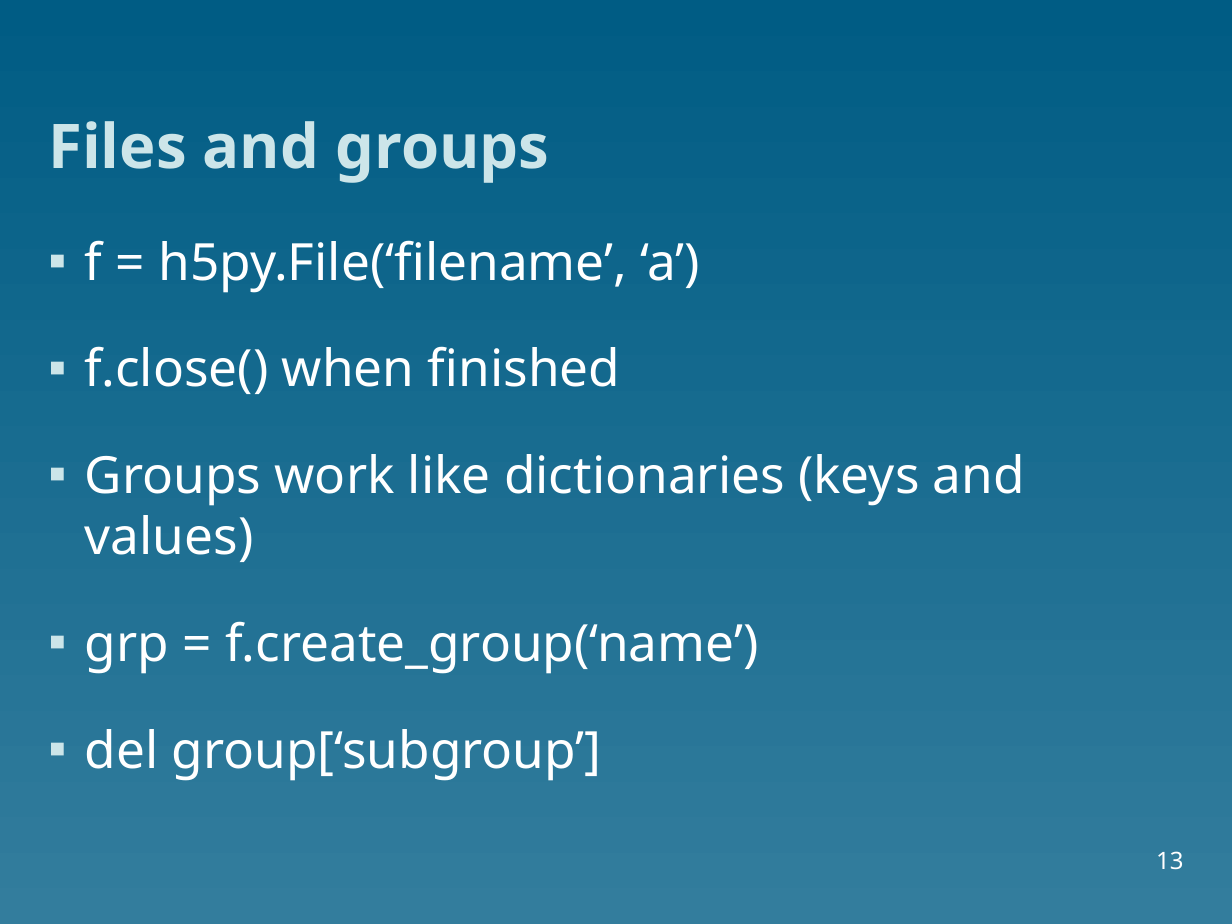
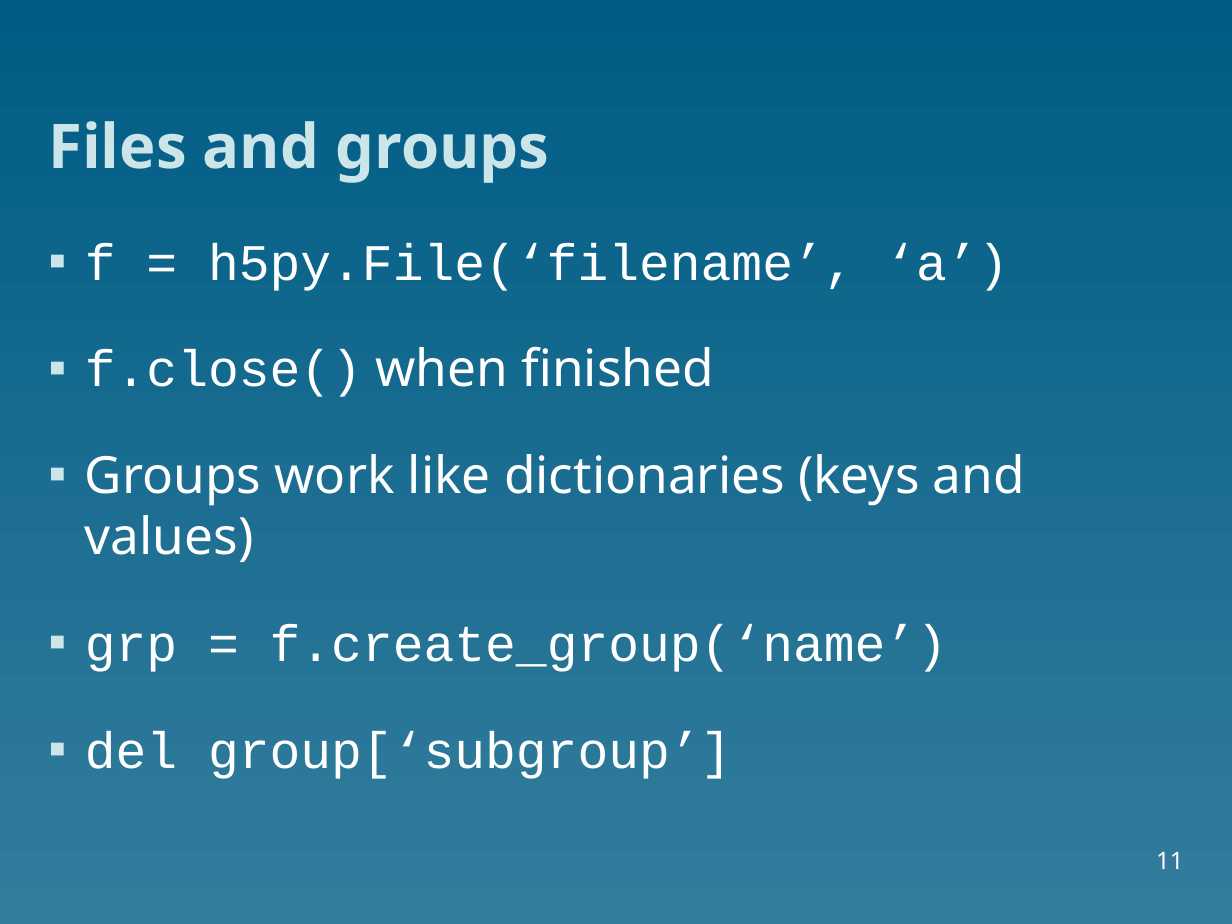
Before and after one commit to christophertacon/Blog, a slide deck: slide 11 of tools-pelican/content/HDF5/slides/HDF5_presentation.ppt (slide 13 before the commit). Drawn at 1232x924 pixels with LibreOffice and Linux fonts; fonts in the diff are those of the drawing. Boxes give left, top, right and bottom in pixels: in the first picture for what was removed or moved away, otherwise in the second. Text is boxed around its words. In the diff, an @@ line names an element or a change of style, - is before the commit and + after.

```diff
--- a/tools-pelican/content/HDF5/slides/HDF5_presentation.ppt
+++ b/tools-pelican/content/HDF5/slides/HDF5_presentation.ppt
@@ text at <box>85,243,1008,779</box>: font Noto Sans to Courier New in "f = h5py.File(‘filename’, ‘a’)", "f.close()", "grp = f.create_group(‘name’)", "del group[‘subgroup’]" @@
@@ page number at <box>1156,852,1183,869</box>: text changed @@
-13
+11
```
Also in this commit, not shown: 6 other slides changed, 2 slides added, 4 slides removed.
